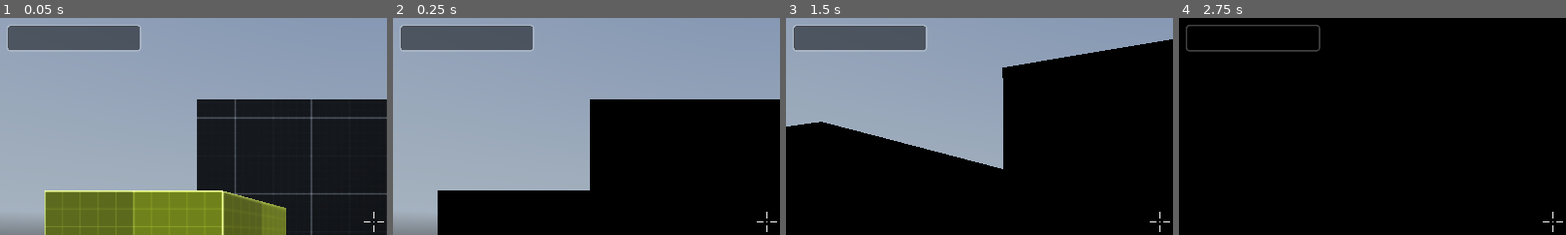
Above: before the commit, frames 1-4 (left to right).
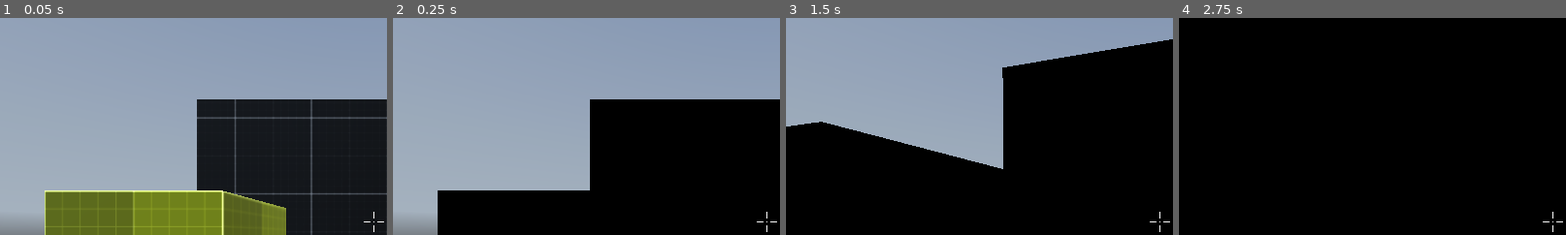
Above: after the commit, the same moments.

Repository: christiannoll/FPSGame
Game: Godot game, scene res://levels/level_001.tscn
Two runs of this game, one before a commit and one after it. Both use one fixed random seed, a clock stepped at 60 frames per second and the inputs below. A sky picture missing from this copy of the repository is replaced by a grey-blue gradient.
Inputs (mouse positions are % of the whole screen's width and height, from its top left):
- Up to frame 1 (0.05 s): no input
- Up to frame 2 (0.25 s): no input
- Up to frame 3 (1.5 s): tap Enter at 0.5 s; move the mouse to (55, 50) at 0.52 s; hold C (crouch) 0.53-1.28 s; hold W (move_forward) from 0.53 s (still down); tap Space (jump) at 0.77 s; move the mouse to (45, 50) at 1.27 s; tap C (crouch) at 1.35 s
- Up to frame 4 (2.75 s): keep holding W (move_forward); tap Space (jump) at 1.52 s; move the mouse to (52, 48) at 2.02 s; hold C (crouch) from 2.03 s (still down)
The pictures show only the part of the screen within x 0-50%, y 0-50%; the shares and areas given below are measured in that part.

The runs differ from the first frame. In frame 1, 4.0% of the frame differs, in the area x 1-37%, y 3-16%; in frame 2, 4.0%; in frame 3, 4.0%; in frame 4, 0.7%.

Commit message:
Added input function in debug script

Diff:
--- a/scripts/debug.gd
+++ b/scripts/debug.gd
@@ -3,9 +3,10 @@
 
 # Called when the node enters the scene tree for the first time.
 func _ready() -> void:
-	pass # Replace with function body.
+	#Hide debug panel on load
+	visible = false
 
-
-# Called every frame. 'delta' is the elapsed time since the previous frame.
-func _process(delta: float) -> void:
-	pass
+func _input(event):
+	#Toggle debug panel
+	if event.is_action_pressed("debug"):
+		visible = !visible
